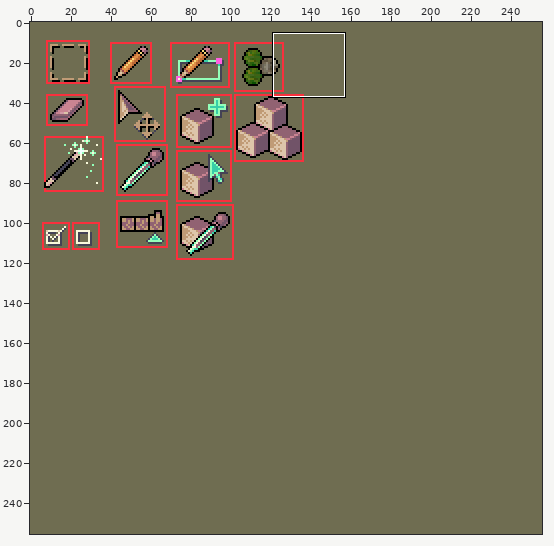
One commit to this sprite sheet: images/gui/editor-tools.png. Above: a wide view before the commit, with the close-up outlined.
Close-up. Before the commit:
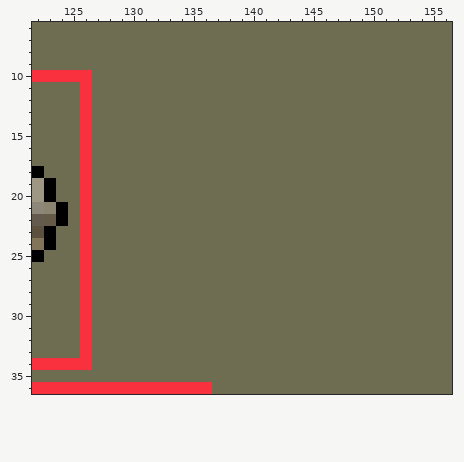
The file is 256x256 pixels. Colours within 5 levels of each other are drawn and written as one. Shown: x 122..156, y 6..36.
The result:
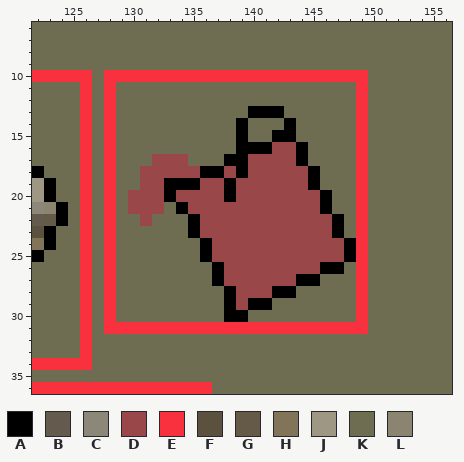
Palette (. is transparent): A #000000  B #645b4e  C #8d8779  D #9a4749  E #f9303d  F #5c503e  G #655a47  H #827458  J #9e9783  K #6f6d51  L #8a8470
Edits made:
Changed rows in their new state; - is an unchanged pixel.
first column x 128:
10 EEEEEEEEEEEEEEEEEEEEEE
11 E--------------------E
12 E--------------------E
13 E-----------AAA------E
14 E----------A---A-----E
15 E----------A--AA-----E
16 E----------AAADDA----E
17 E---DDD---AADDDDA----E
18 E--DDDDDAADADDDDDA---E
19 E--DDAAADDADDDDDDA---E
20 E-DDDADDDDADDDDDDDA--E
21 E-DDD-ADDDDDDDDDDDA--E
22 E--D---ADDDDDDDDDDDA-E
23 E------ADDDDDDDDDDDA-E
24 E-------ADDDDDDDDDDDAE
25 E-------ADDDDDDDDDDDAE
26 E--------ADDDDDDDDAA-E
27 E--------ADDDDDDAA---E
28 E---------ADDDAA-----E
29 E---------ADAA-------E
30 E---------AA---------E
31 EEEEEEEEEEEEEEEEEEEEEE
Changed places in both close-ups, as pixel boxes (x1, y1, x2, y2):
changed: (104, 70, 368, 334)
